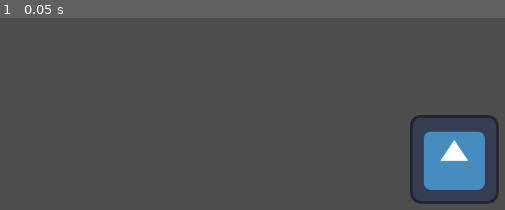
Above: before the commit, frame 1.
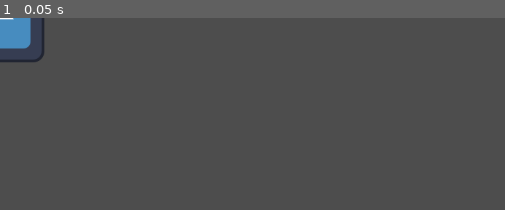
Above: after the commit, the same moment.

Repository: Plumz17/CodelampProjectKelompok1
Game: Godot game, scene res://main.tscn
Same seed, same stepped clock (60 frames per second), same inputs: the game is played once before the commit and once after it. Before the commit the project has no main scene; this scene is started directly in both runs. The engine's default icon, where the game draws it, is replaced by a stand-in: a white triangle on a blue panel in a dark square.
Inputs:
- Up to frame 1 (0.05 s): no input

The runs differ from the first frame. In frame 1, 5.9% of the frame differs, in the area x 0-99%, y 0-97%.

Commit message:
Added Enemy Base

Diff:
--- /dev/null
+++ b/CodelampProject/enemies/dukun.gd
@@ -0,0 +1,8 @@
+extends EnemyBase
+class_name Dukun
+
+# Called when the node enters the scene tree for the first time.
+func _ready() -> void:
+	#Test the inheritence (Remove later)
+	super._ready()
+	print("Fear: %s, Speed: %s, Terror: %s" % [max_fear_bar, speed, terror_energy])
--- /dev/null
+++ b/CodelampProject/enemies/dukun.tscn
@@ -0,0 +1,10 @@
+[gd_scene format=3 uid="uid://bn0kw583vuid"]
+
+[ext_resource type="PackedScene" uid="uid://cg72vgq1uckne" path="res://enemies/enemy_base.tscn" id="1_h7wct"]
+[ext_resource type="Script" uid="uid://daj242yusdf0h" path="res://enemies/dukun.gd" id="2_h7wct"]
+
+[node name="Dukun" unique_id=1748458864 instance=ExtResource("1_h7wct")]
+script = ExtResource("2_h7wct")
+max_fear_bar = 150
+speed = 7.0
+terror_energy = 50
--- /dev/null
+++ b/CodelampProject/enemies/enemy_base.gd
@@ -0,0 +1,12 @@
+extends CharacterBody2D
+class_name EnemyBase
+
+@export var max_fear_bar: int # Enemy's HP
+@export var speed: float
+@export var terror_energy: int # Enemy Drop
+
+# Some runtime variables
+var current_fear_bar: int
+
+func _ready() -> void:
+	current_fear_bar = max_fear_bar
--- /dev/null
+++ b/CodelampProject/enemies/enemy_base.tscn
@@ -0,0 +1,16 @@
+[gd_scene format=3 uid="uid://cg72vgq1uckne"]
+
+[ext_resource type="Script" uid="uid://xfqym8q25vud" path="res://enemies/enemy_base.gd" id="1_6dmn1"]
+[ext_resource type="Texture2D" uid="uid://bvkab8npf4mqw" path="res://icon.svg" id="2_xiu3r"]
+
+[sub_resource type="RectangleShape2D" id="RectangleShape2D_1nlul"]
+size = Vector2(67, 67)
+
+[node name="EnemyBase" type="CharacterBody2D" unique_id=1748458864]
+script = ExtResource("1_6dmn1")
+
+[node name="Sprite2D" type="Sprite2D" parent="." unique_id=895009557]
+texture = ExtResource("2_xiu3r")
+
+[node name="CollisionShape2D" type="CollisionShape2D" parent="." unique_id=2043971900]
+shape = SubResource("RectangleShape2D_1nlul")
--- /dev/null
+++ b/CodelampProject/enemies/normal_enemy.gd
@@ -0,0 +1,8 @@
+extends EnemyBase
+class_name NormalEnemy
+
+# Called when the node enters the scene tree for the first time.
+func _ready() -> void:
+	#Test the inheritence (Remove later)
+	super._ready()
+	print("Fear: %s, Speed: %s, Terror: %s" % [max_fear_bar, speed, terror_energy])
--- /dev/null
+++ b/CodelampProject/enemies/normal_enemy.tscn
@@ -0,0 +1,10 @@
+[gd_scene format=3 uid="uid://blbggmac62i3w"]
+
+[ext_resource type="PackedScene" uid="uid://cg72vgq1uckne" path="res://enemies/enemy_base.tscn" id="1_pg5ck"]
+[ext_resource type="Script" uid="uid://cl2a71kkiouny" path="res://enemies/normal_enemy.gd" id="2_snoi0"]
+
+[node name="NormalEnemy" unique_id=1748458864 instance=ExtResource("1_pg5ck")]
+script = ExtResource("2_snoi0")
+max_fear_bar = 30
+speed = 5.0
+terror_energy = 15
--- /dev/null
+++ b/CodelampProject/enemies/vlogger.gd
@@ -0,0 +1,8 @@
+extends EnemyBase
+class_name Vlogger
+
+# Called when the node enters the scene tree for the first time.
+func _ready() -> void:
+	#Test the inheritence (Remove later)
+	super._ready()
+	print("Fear: %s, Speed: %s, Terror: %s" % [max_fear_bar, speed, terror_energy])
--- /dev/null
+++ b/CodelampProject/enemies/vlogger.tscn
@@ -0,0 +1,7 @@
+[gd_scene format=3 uid="uid://efog20aku1nm"]
+
+[ext_resource type="PackedScene" uid="uid://cg72vgq1uckne" path="res://enemies/enemy_base.tscn" id="1_lqq0b"]
+[ext_resource type="Script" uid="uid://bfhusnax8c1ps" path="res://enemies/vlogger.gd" id="2_lqq0b"]
+
+[node name="Vlogger" unique_id=1748458864 instance=ExtResource("1_lqq0b")]
+script = ExtResource("2_lqq0b")
--- a/CodelampProject/main.tscn
+++ b/CodelampProject/main.tscn
@@ -1,9 +1,7 @@
 [gd_scene format=3 uid="uid://du2ylgr56qy8q"]
 
-[ext_resource type="Texture2D" uid="uid://bvkab8npf4mqw" path="res://icon.svg" id="1_ig7tw"]
+[ext_resource type="PackedScene" uid="uid://blbggmac62i3w" path="res://enemies/normal_enemy.tscn" id="1_ig7tw"]
 
 [node name="Main" type="Node2D" unique_id=1858161533]
 
-[node name="Icon" type="Sprite2D" parent="." unique_id=658384984]
-position = Vector2(655, 204)
-texture = ExtResource("1_ig7tw")
+[node name="NormalEnemy" parent="." unique_id=1748458864 instance=ExtResource("1_ig7tw")]
--- a/CodelampProject/project.godot
+++ b/CodelampProject/project.godot
@@ -11,6 +11,7 @@
 [application]
 
 config/name="Codelamp Project"
+run/main_scene="uid://du2ylgr56qy8q"
 config/features=PackedStringArray("4.6", "GL Compatibility")
 config/icon="res://icon.svg"
 
Not shown, added: CodelampProject/enemies/dukun.gd.uid
Not shown, added: CodelampProject/enemies/enemy_base.gd.uid
Not shown, added: CodelampProject/enemies/normal_enemy.gd.uid
Not shown, added: CodelampProject/enemies/vlogger.gd.uid
